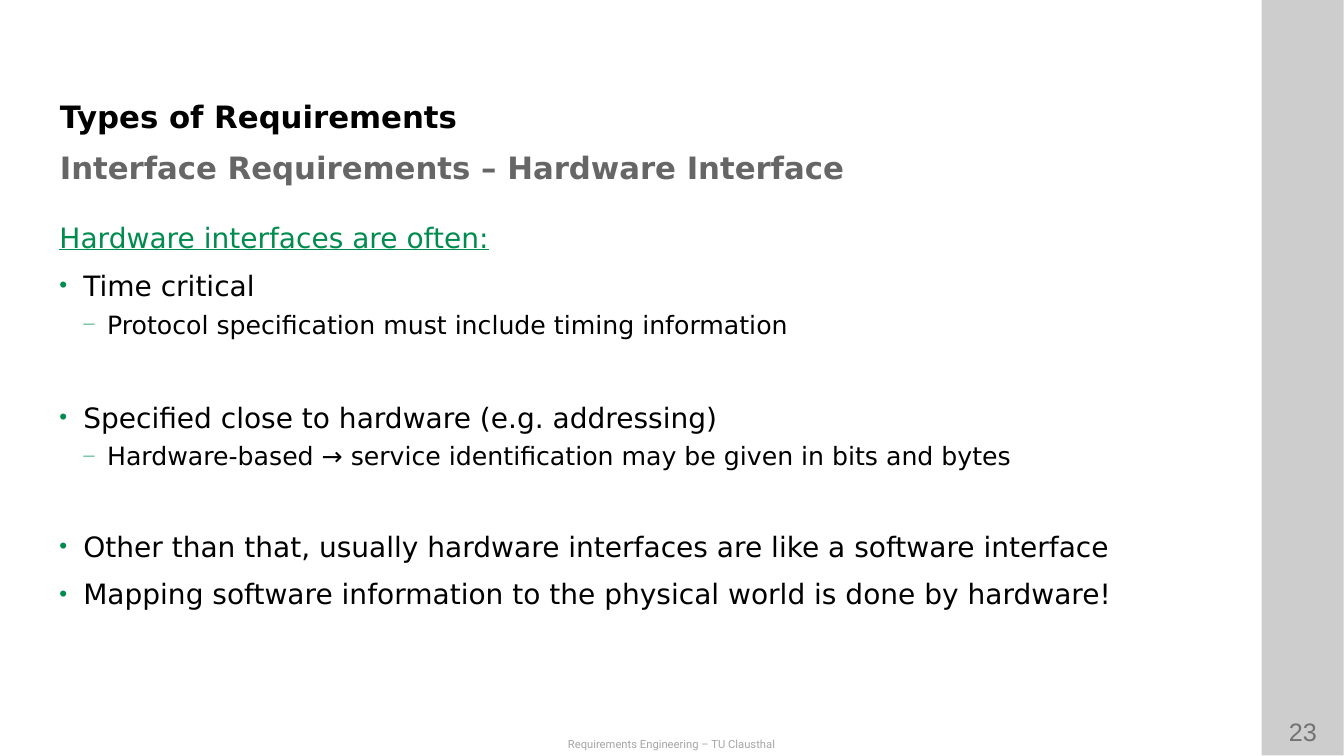
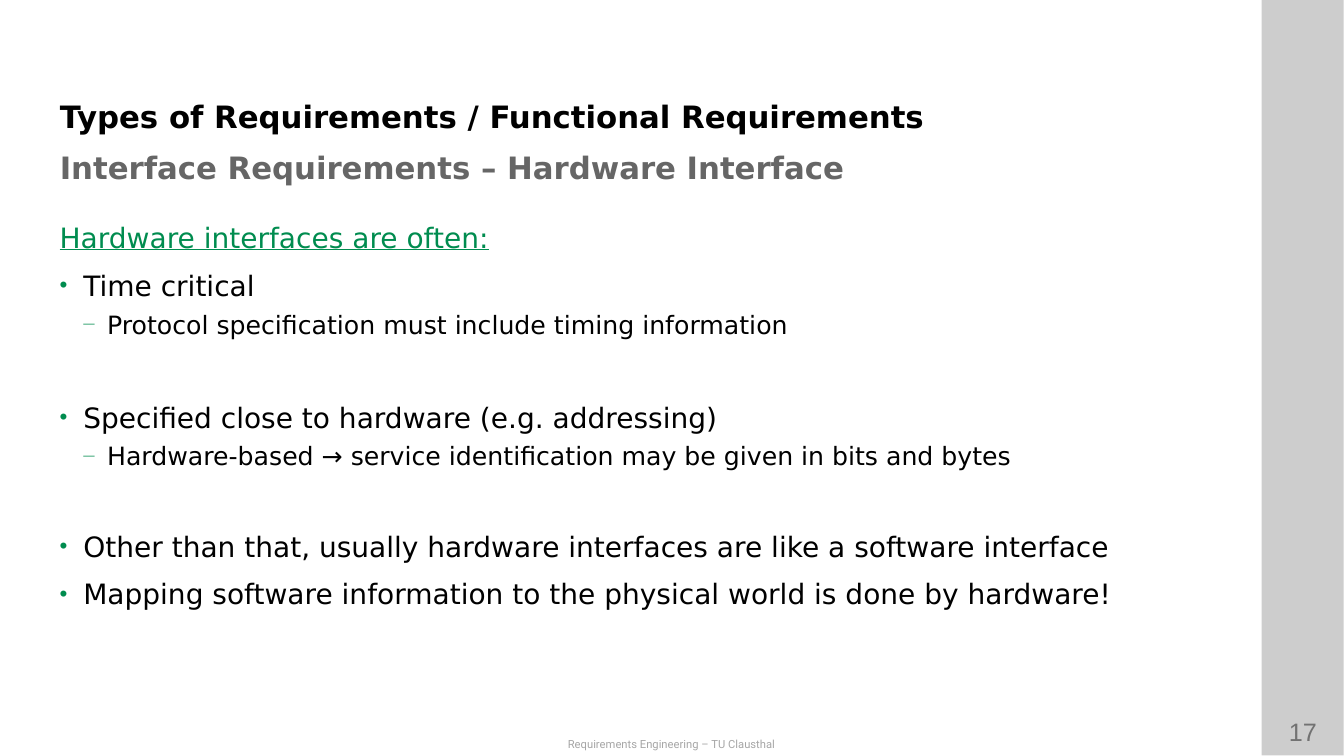
Before and after one commit to ETCE-LAB/teaching-material, a slide deck: slide 17 of Requirements-Engineering/RE-L04-Documentation--Part-2.pptx (slide 23 before the commit). Drawn at 1344x756 pixels with LibreOffice and Linux fonts; fonts in the diff are those of the drawing; background and template pictures are left out. Boxes give left, top, right and bottom in pixels: in the first picture for what was removed or moved away, otherwise in the second. Text is boxed around its words. In the diff, an @@ line names an element or a change of style, - is before the commit and + after.

Commit message:
* update L04-part-2 moving interface requirements

```diff
--- a/Requirements-Engineering/RE-L04-Documentation--Part-2.pptx
+++ b/Requirements-Engineering/RE-L04-Documentation--Part-2.pptx
@@ text at (60,104,924,135): text changed @@
-Types of Requirements
+Types of Requirements / Functional Requirements
@@ page number at (1289,724,1317,741): text changed @@
-23
+17
```
Also in this commit, not shown: 12 other slides changed, 1 other file.
